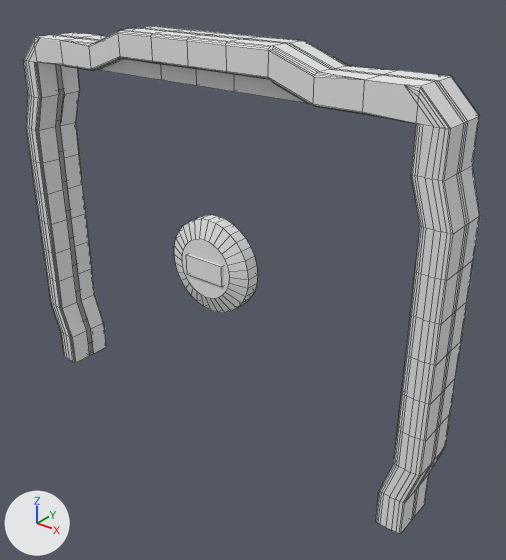
One commit to the Blender file Assets/Models/Sci Fi door/Sci Fi prison door_1.blend: the scene before it, then after it.
Both versions are drawn from a camera (50 mm lens) standing at (2.69, -2.98, 3.02) and looking at (0.24, 0.09, 1.12). Arrows for +X, +Y and +Z are at lower left; the lights stay in place. Mesh edges are drawn as thin lines.

Before the edit, the objects in view are built like this:
```python
me_cube = bpy.data.meshes.new('Cube')
me_cube.from_pydata(...)  # a box spanning x -0.144..0.144, y -0.097..0.097, z -0.067..0.067
me_cube.materials.append(mat_door_lock_cube)  # white #e7e7e7
me_cube_008 = bpy.data.meshes.new('Cube.008')
me_cube_008.from_pydata(...)  # 949 vertices, 844 faces; spans x -1.0..1.56, y -0.16..0.16, z -1.59..1.58
me_cube_008.materials.append(mat_doorframe)  # white #e7e7e7
me_cube_014 = bpy.data.meshes.new('Cube.014')
me_cube_014.from_pydata(...)  # 866 vertices, 833 faces; spans x -1.47..0.0, y -0.02..0.02, z -1.15..1.15
# faces by material slot: [579, 254]
me_cube_014.materials.append(mat_door)  # white #e7e7e7
me_cube_014.materials.append(mat_doordark)  # black #3f3f3f
me_cylinder = bpy.data.meshes.new('Cylinder')
me_cylinder.from_pydata(...)  # 128 vertices, 98 faces; spans x -0.308..0.308, y -0.308..0.308, z -0.086..0.089
# faces by material slot: [82, 16]
me_cylinder.materials.append(mat_door_lock_cylinder)  # white #e7e7e7
me_cylinder.materials.append(mat_door_lock_cube)  # white #e7e7e7
ob_door_lock = bpy.data.objects.new('Door lock', me_cube)
ob_door_lock.location = (0.005, -0.004, 1.185)
ob_door_lock_cylinder = bpy.data.objects.new('Door lock cylinder', me_cylinder)
ob_door_lock_cylinder.location = (0.005, -0.001, 1.191)
ob_door_lock_cylinder.rotation_euler = (1.571, 0.0, 0.0)  # degrees (90, 0, 0)
ob_doorframe = bpy.data.objects.new('doorframe', me_cube_008)
ob_doorframe.location = (-0.006, -0.001, 1.561)
ob_doorframe.rotation_euler = (0.0, 1.571, 0.0)  # degrees (0, 90, 0)
ob_main_door = bpy.data.objects.new('Main door', me_cube_014)
ob_main_door.location = (0.005, -0.001, 1.149)
_m = ob_main_door.modifiers.new('Mirror', 'MIRROR')
ob_main_door.hide_set(True)  # its collection is switched off
```
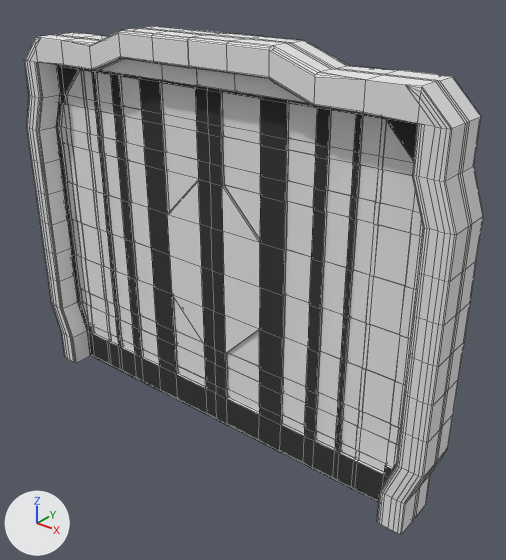
Commit message: Door fix

Location of each change, (x1, y1, x2, y2) in pixels of the pictures (506 x 560 px; the box of a moved part takes in the faces that stretch with it):
'Main door', shown: after (56, 65, 423, 502)
'doorframe', reshaped, moved, modifiers changed: before (23, 26, 480, 534); after (24, 26, 484, 534)
'Door lock cylinder', hidden: before (174, 215, 258, 313)
'Door lock', hidden: before (186, 254, 223, 287)
part 1 of me_cube_014, moved or reshaped (not visible before): after (56, 65, 423, 502)
part 2 of me_cube_014, moved or reshaped (not visible before): after (139, 77, 287, 452)
part 3 of me_cube_008, deleted: before (187, 33, 480, 534)

What the commit changed:
me_cube_008 is used by ob_doorframe; location (-0.006, -0.001, 1.561); rotation (0.0, 1.571, 0.0), in degrees (0, 90, 0).
me_cube_008 had 949 vertices, 844 faces and spanned x -1.0..1.56, y -0.16..0.16, z -1.59..1.58.
me_cube_008 now has 486 vertices, 420 faces and spans x -1.0..1.56, y -0.16..0.16, z -1.59..0.0.
me_cube_008 part 3: 463 vertices removed from x -1.0..1.56, y -0.16..0.16, z 0.27..1.58.
me_cube_014 has 866 vertices, 833 faces and spans x -1.47..0.0, y -0.02..0.02, z -1.15..1.15.
me_cube_014 is used by ob_main_door; location (0.005, -0.001, 1.149).
me_cube_014 part 1: all 502 vertices in x -1.47..-0.97, y -0.02..0.02, z -1.15..1.15 are moved by (0.01, 0.0, 0.0).
me_cube_014 part 2: all 124 vertices in x -0.37..-0.08, y -0.02..0.02, z -1.15..1.15 are moved by (-0.01, 0.0, 0.0).
Object 'Door lock' (ob_door_lock) is now hidden.
Object 'Door lock cylinder' (ob_door_lock_cylinder) is now hidden.
Object 'doorframe' (ob_doorframe) moves from (-0.006, -0.001, 1.561) to (0.0, 0.0, 1.561).
Object 'doorframe' (ob_doorframe) gains a MIRROR modifier named 'Mirror'.
Modifier setting: use_axis = (False, False, True).
Object 'Main door' (ob_main_door) moves from (0.005, -0.001, 1.149) to (0.0, 0.0, 1.149).
Object 'Main door' (ob_main_door) is now shown.
Modifier setting: use_clip = True.
